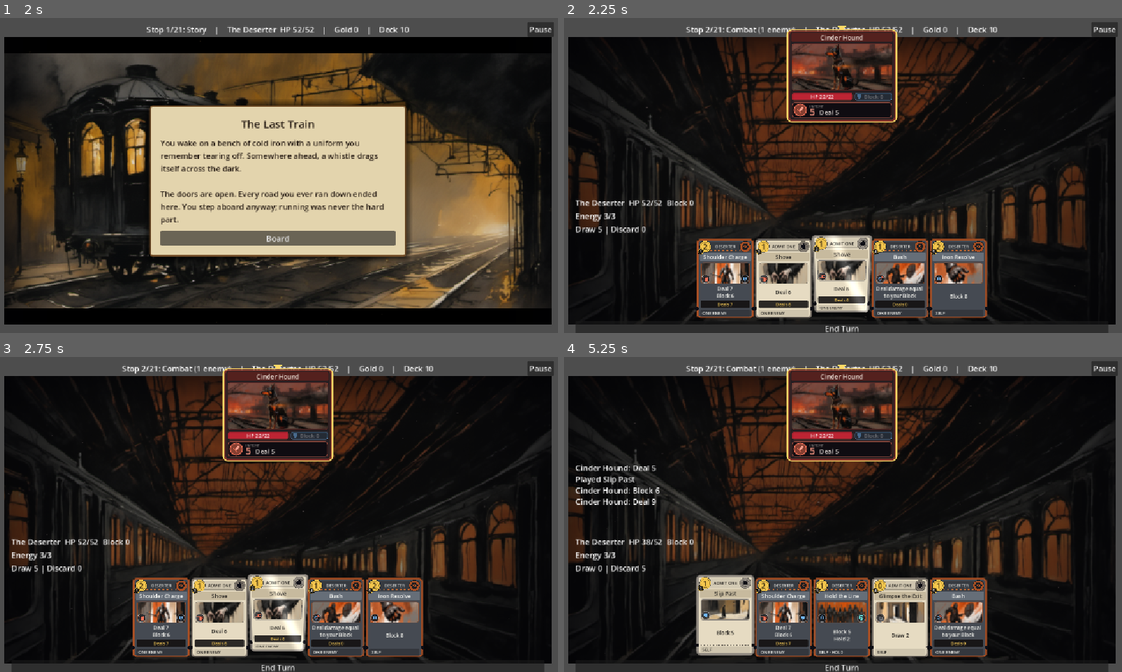
Above: before the commit, frames 1-4 (two rows, left to right).
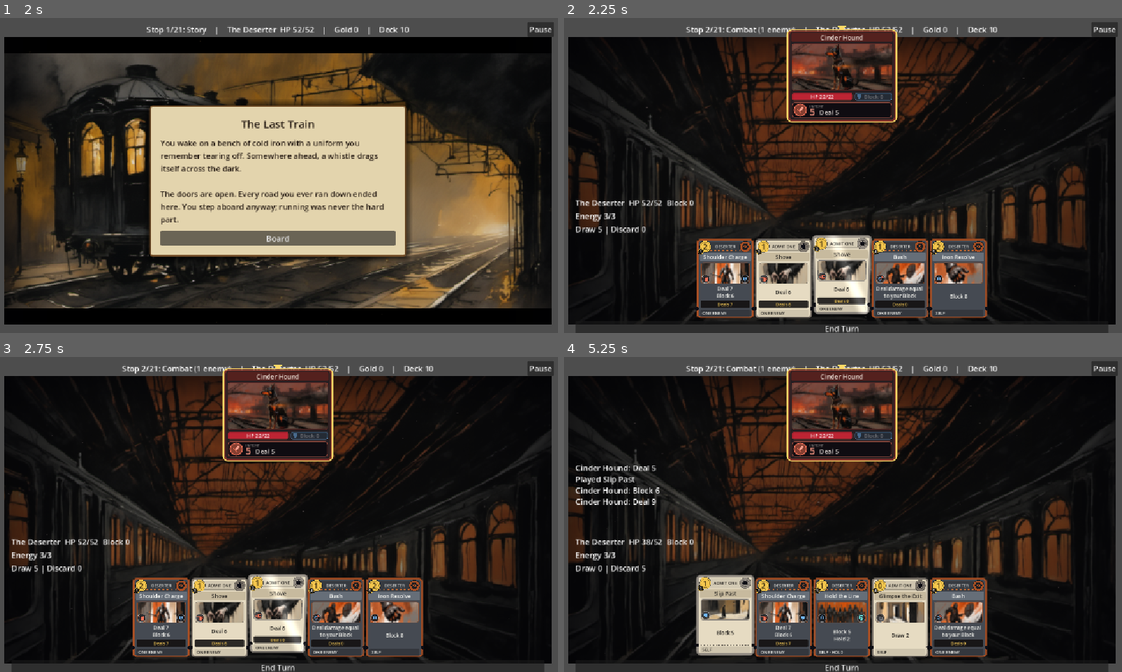
Above: after the commit, the same moments.

Repository: grump606/card-battle-prototype
Game: Godot game, scene res://run.tscn
Same seed, same stepped clock (60 frames per second), same inputs: the game is played once before the commit and once after it.
Inputs (mouse positions are in pixels of both pictures, inside the frame that each line leads up to):
- Up to frame 1 (2 s): click "New Run" at 0.5 s; click "Play as The Deserter" at 1.25 s
- Up to frame 2 (2.25 s): click "Board" at 2 s
- Up to frame 3 (2.75 s): no input
- Up to frame 4 (5.25 s): tap Enter at 2.75, 5.1 s; move the mouse to (843, 413) at 2.77 s; hold Right 2.78-3.53 s; tap N at 2.85 s; click (843, 413) at 2.92 s; move the mouse to (725, 615) at 3.52 s; hold Left 3.53-4.28 s; tap 1 at 3.6 s; click (725, 615) at 3.67 s; move the mouse to (753, 615) at 4.27 s; hold Right from 4.28 s (still down); tap E at 4.35 s; click (753, 615) at 4.42 s; move the mouse to (725, 615) at 5.02 s; click (725, 615) at 5.17 s

Frame 1 is identical in both runs. In frame 2, 0.4% of the frame differs, in the area x 44-56%, y 68-95%; in frame 3, 0.5%, in the area x 44-56%, y 68-94%; in frame 4, less than 0.1%.

Commit message:
Reduce card tilt by another third (max angle 0.23 to 0.15)
Co-Authored-By: Claude Sonnet 5.5 <noreply@anthropic.com>

Diff:
--- a/art/fx/card_tilt.gdshader
+++ b/art/fx/card_tilt.gdshader
@@ -5,7 +5,7 @@
 
 uniform vec2 tilt = vec2(0.0);
 uniform vec2 size_px = vec2(100.0);
-uniform float max_angle = 0.23;
+uniform float max_angle = 0.15;
 uniform float perspective = 0.5;
 uniform float sheen_strength = 0.22;
 
